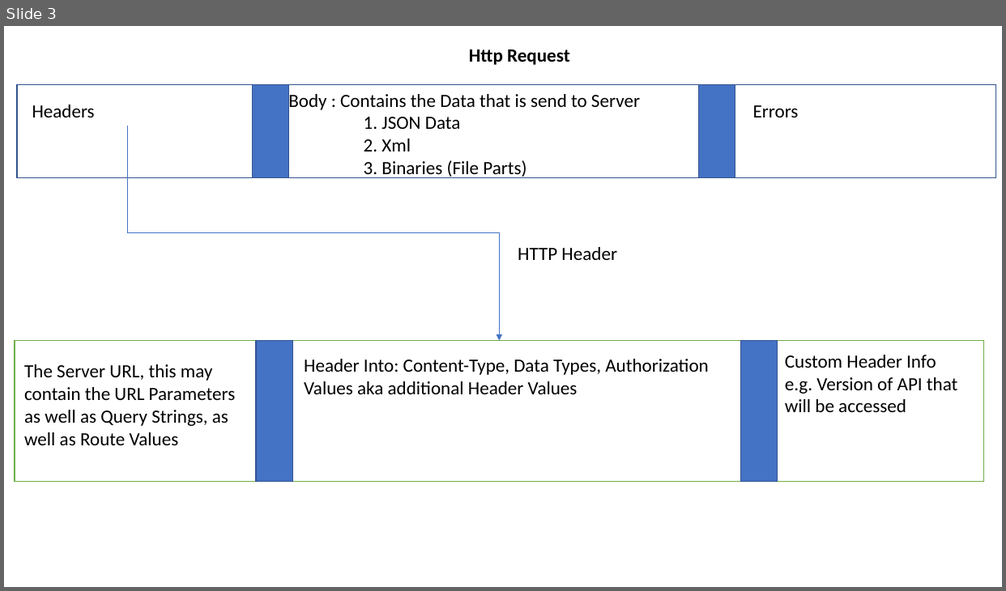
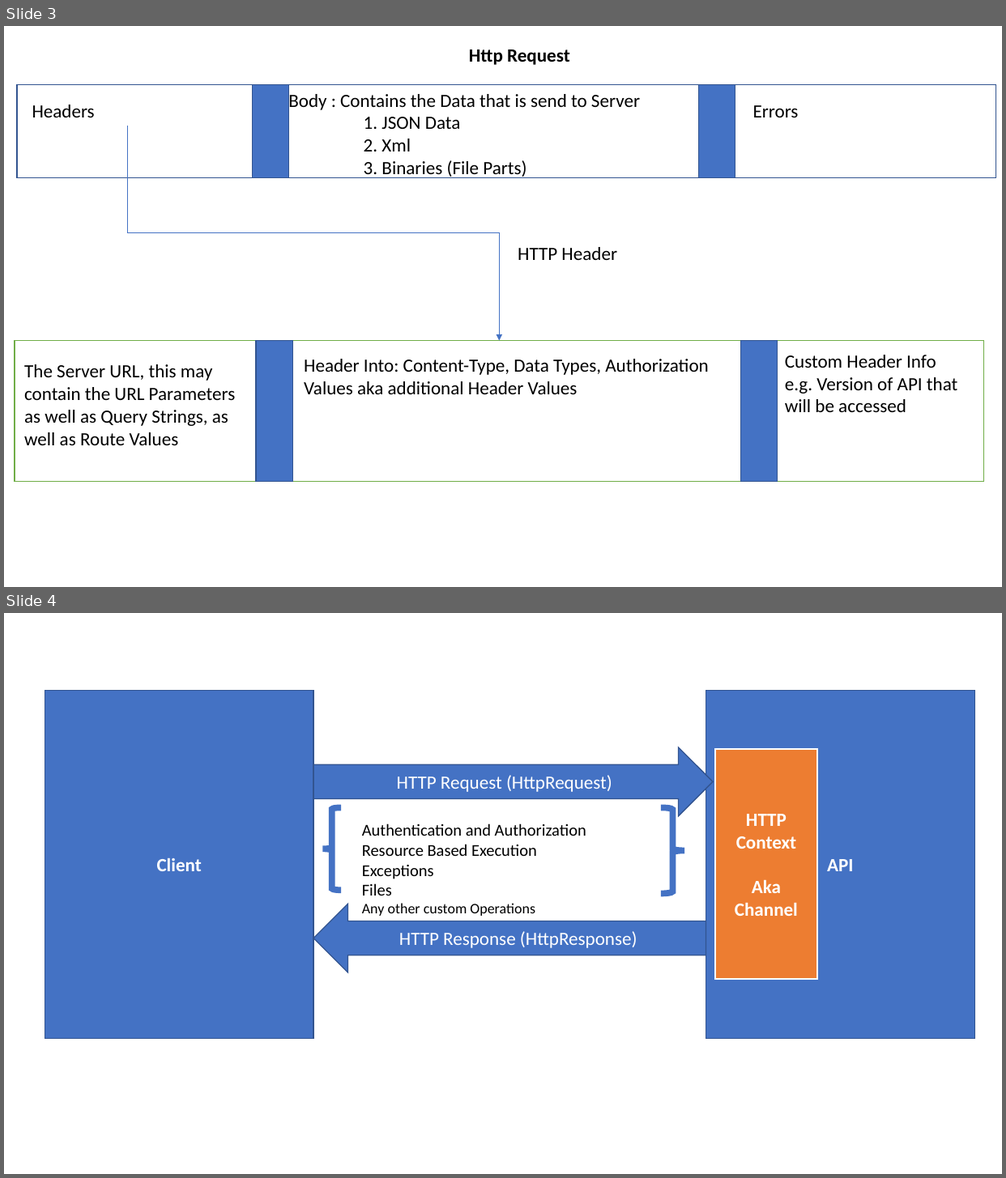
Before and after one commit to maheshsabnis/SRKAPI, a slide deck: PPts.pptx. Shown one above the other, each under a label of ours: slide 3 before the commit, slides 3 and 4 after it. The pictures are 1006x591 and 1006x1178 pixels, drawn with LibreOffice and Linux fonts; fonts in the diff are those of the drawing. Boxes give left, top, right and bottom in pixels: in the first picture for what was removed or moved away, otherwise in the second. Text is boxed around its words. In the diff, an @@ line names an element or a change of style, - is before the commit and + after.

```diff
--- a/PPts.pptx
+++ b/PPts.pptx
@@ slide 4 added at (x1=4, y1=613, x2=1002, y2=1174), background #FFFFFF @@
@@ rectangle added at (x1=44, y1=690, x2=313, y2=1038), fill #4472C4, outline #325491 1 pt, 18 pt, text #FFFFFF, bold @@
+Client
@@ rectangle added at (x1=706, y1=690, x2=975, y2=1038), fill #4472C4, outline #325491 1 pt, 18 pt, text #FFFFFF, bold @@
+API
@@ right arrow added at (x1=314, y1=747, x2=713, y2=816), fill #4472C4, outline #325491 1 pt, 18 pt, text #FFFFFF @@
+HTTP Request (HttpRequest)
@@ rectangle added at (x1=715, y1=749, x2=818, y2=979), fill #ED7D31, outline #FFFFFF 1.5 pt, 18 pt, text #FFFFFF, bold @@
+HTTP
+Context
+Aka
+Channel
@@ left brace added at (x1=323, y1=807, x2=341, y2=890), outline #4472C4 6 pt @@
@@ text added at (x1=362, y1=824, x2=586, y2=916), 16 pt, text #000000 @@
+Authentication and Authorization
+Resource Based Execution
+Exceptions
+Files
+Any other custom Operations
@@ right brace added at (x1=661, y1=807, x2=685, y2=894), outline #4472C4 6 pt @@
@@ left arrow added at (x1=314, y1=905, x2=706, y2=973), fill #4472C4, outline #325491 1 pt, 18 pt, text #FFFFFF @@
+HTTP Response (HttpResponse)
```
Also in this commit, not shown: 2 other slides added, 8 other files.
